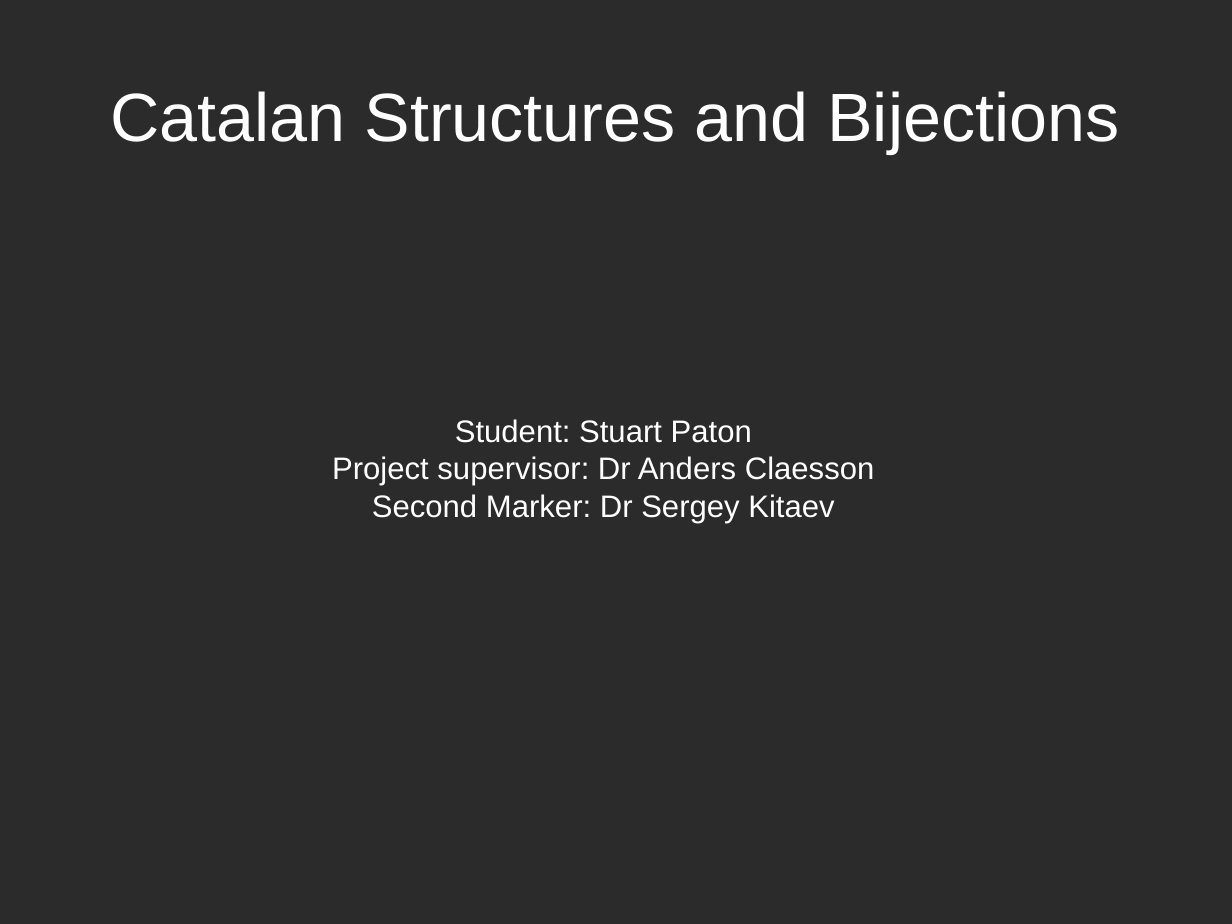
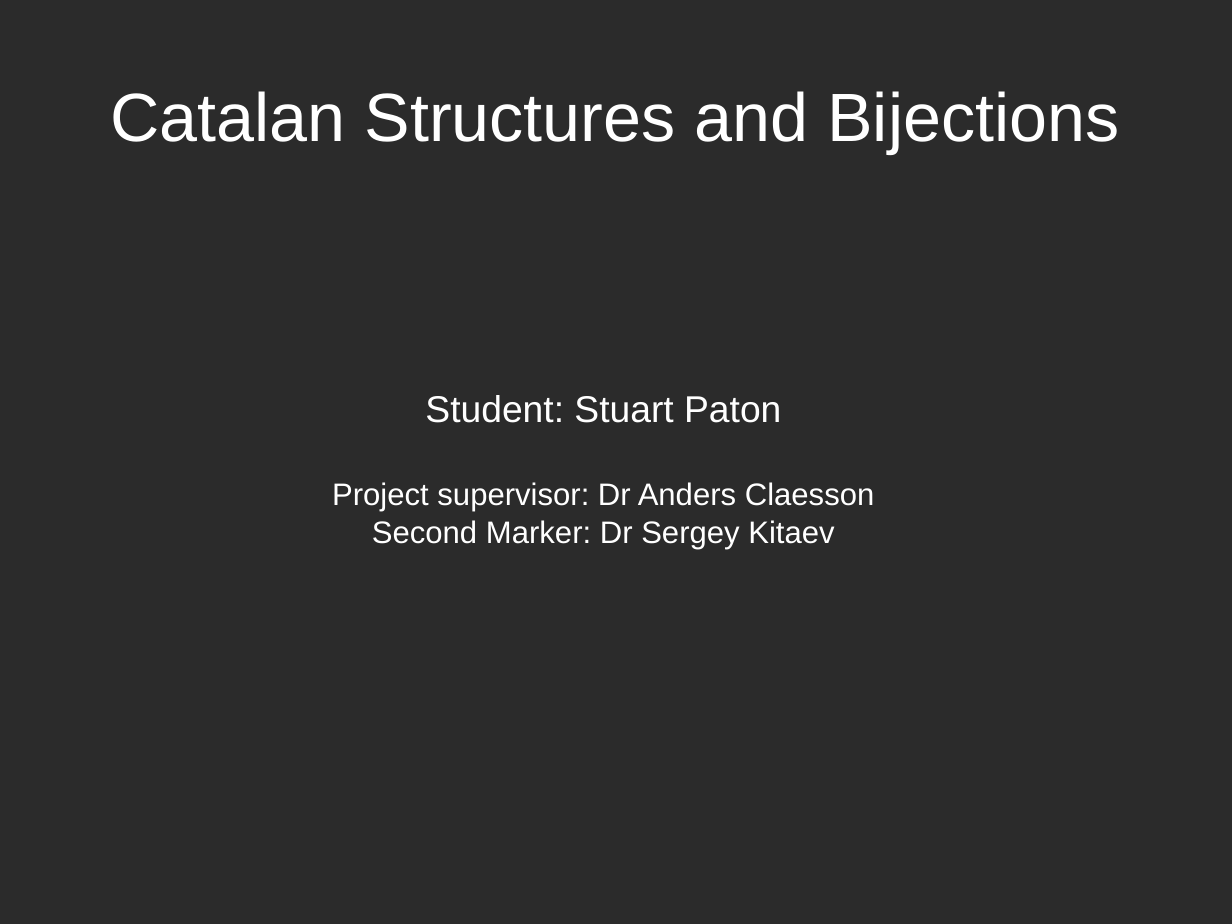
Before and after one commit to patons02/catalan-structures, a slide deck: slide 1 of posterPresentation/posterPresentation.odp. Drawn at 1232x924 pixels with LibreOffice and Linux fonts; fonts in the diff are those of the drawing; background and template pictures are left out; a plain dark background stands for a picture behind light text. Boxes give left, top, right and bottom in pixels: in the first picture for what was removed or moved away, otherwise in the second. Text is boxed around its words. In the diff, an @@ line names an element or a change of style, - is before the commit and + after.

```diff
--- a/posterPresentation/posterPresentation.odp
+++ b/posterPresentation/posterPresentation.odp
@@ text at [425,395,781,423]: size 20 to 24 pt in "Student: Stuart Paton" @@
```
Also in this commit, not shown: 9 other slides changed, 1 slide added, 1 other file.
